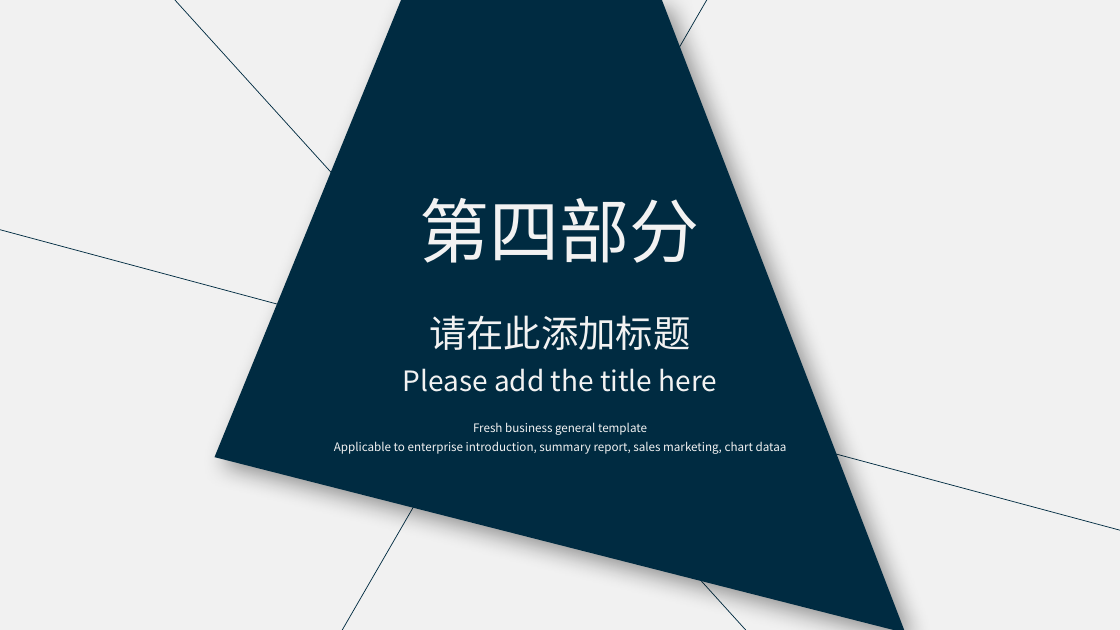
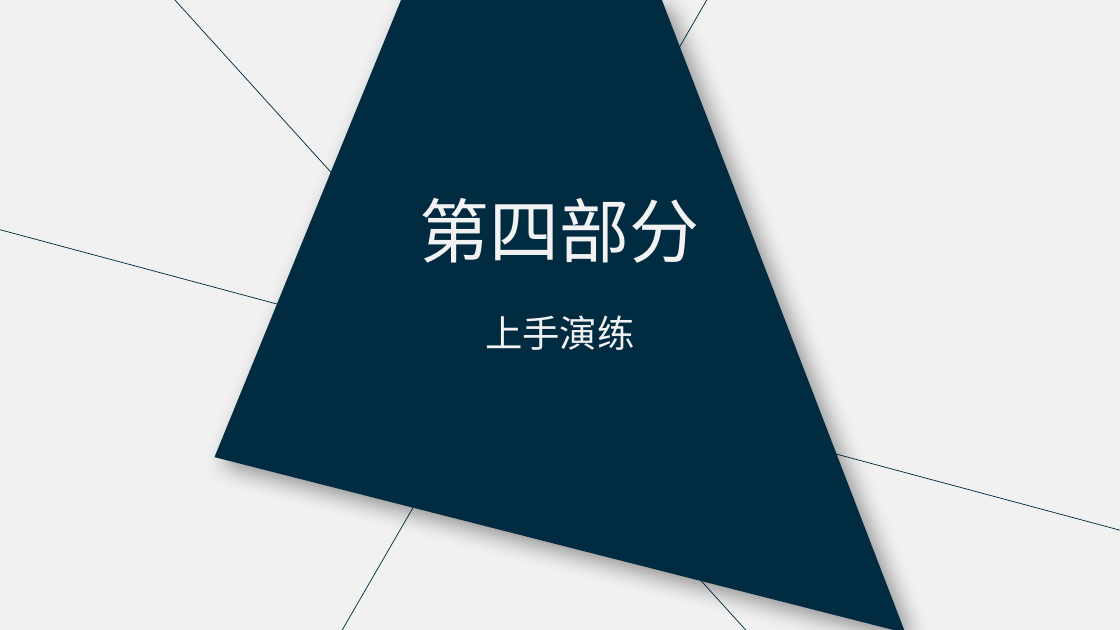
Before and after one commit to luoyiyi/rxjs-demos, a slide deck: slide 24 of rxjs入门分享.pptx. Drawn at 1120x630 pixels with LibreOffice and Linux fonts; fonts in the diff are those of the drawing. Boxes give left, top, right and bottom in pixels: in the first picture for what was removed or moved away, otherwise in the second. Text is boxed around its words. In the diff, an @@ line names an element or a change of style, - is before the commit and + after.

```diff
--- a/rxjs入门分享.pptx
+++ b/rxjs入门分享.pptx
@@ text at box(485, 315, 634, 350): text changed @@
-请在此添加标题
+上手演练
@@ text removed at box(403, 368, 718, 392) @@
-Please add the title here
@@ text removed at box(334, 422, 787, 454) @@
-Fresh business general template
-Applicable to enterprise introduction, summary report, sales marketing, chart dataa
```
Also in this commit, not shown: 4 other slides changed, 14 slides added, 20 slides removed, 1 other file.
